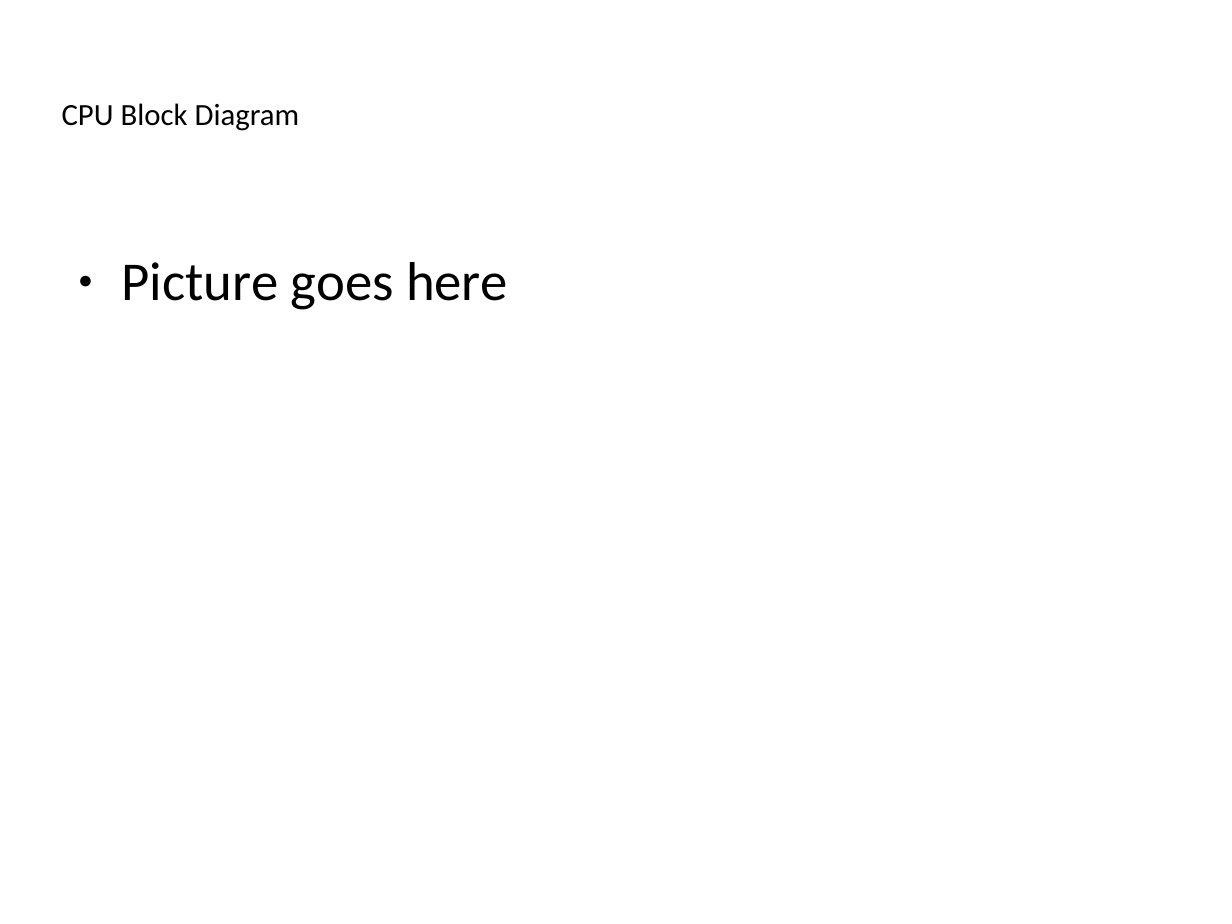
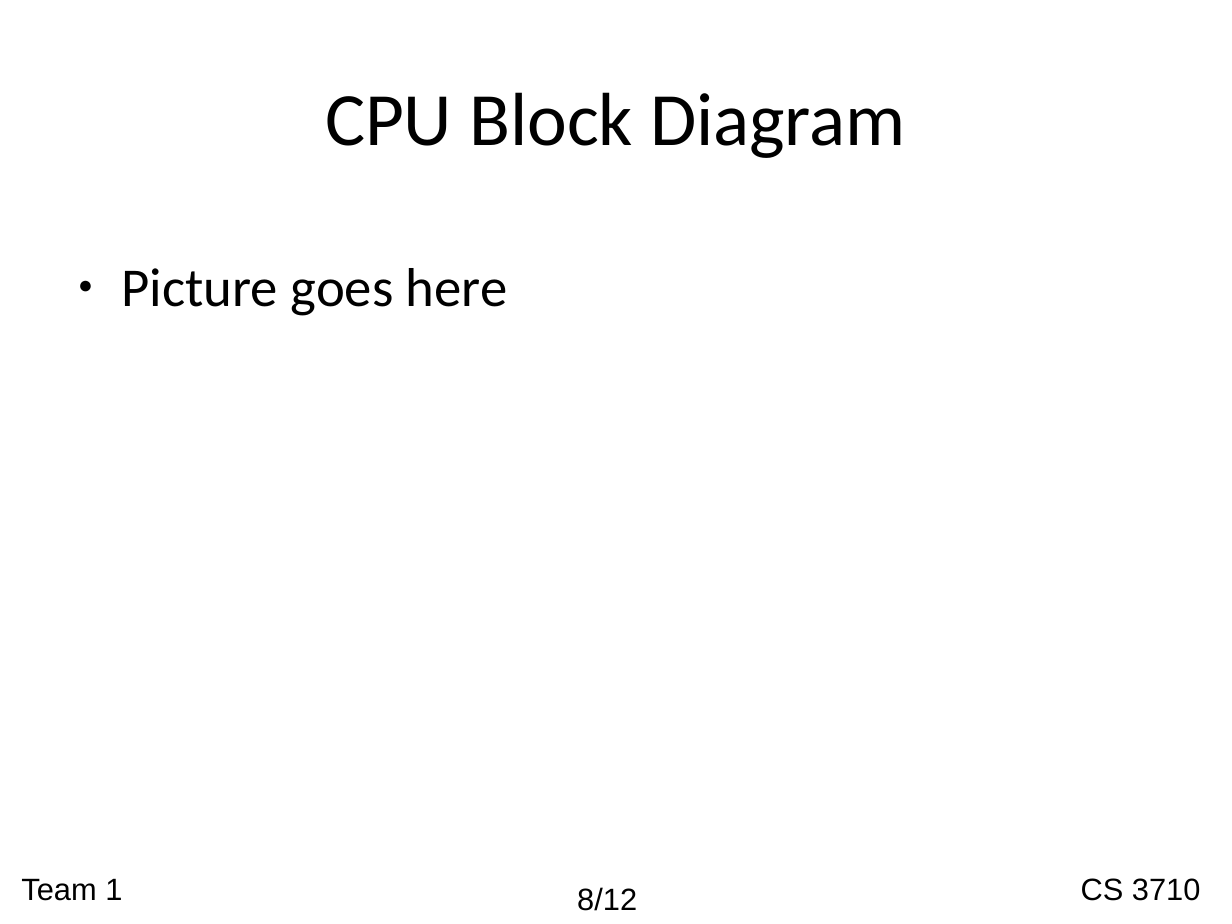
Before and after one commit to nachtluce/3710-Project, a slide deck: slide 8 of documentation/cs3710_presentation.ppt. Drawn at 1232x924 pixels with LibreOffice and Linux fonts; fonts in the diff are those of the drawing; background and template pictures are left out. Boxes give left, top, right and bottom in pixels: in the first picture for what was removed or moved away, otherwise in the second. Text is boxed around its words. In the diff, an @@ line names an element or a change of style, - is before the commit and + after.

```diff
--- a/documentation/cs3710_presentation.ppt
+++ b/documentation/cs3710_presentation.ppt
@@ title "CPU Block Diagram" at (325, 92, 906, 158): size 18 to 44 pt; alignment left to centre; line spacing 0.93 to 1 @@
@@ text "Picture goes here" at (122, 268, 508, 316): line spacing 0.93 to 1; less space between paragraphs @@
@@ text added at (21, 878, 122, 901), 18 pt, text #000000 @@
+Team 1
@@ text added at (577, 887, 637, 911), 18 pt, text #000000 @@
+8/12
@@ text added at (1081, 878, 1200, 901), 18 pt, text #000000 @@
+CS 3710
```
Also in this commit, not shown: 10 other slides changed, 2 slides added, 1 slide removed.
